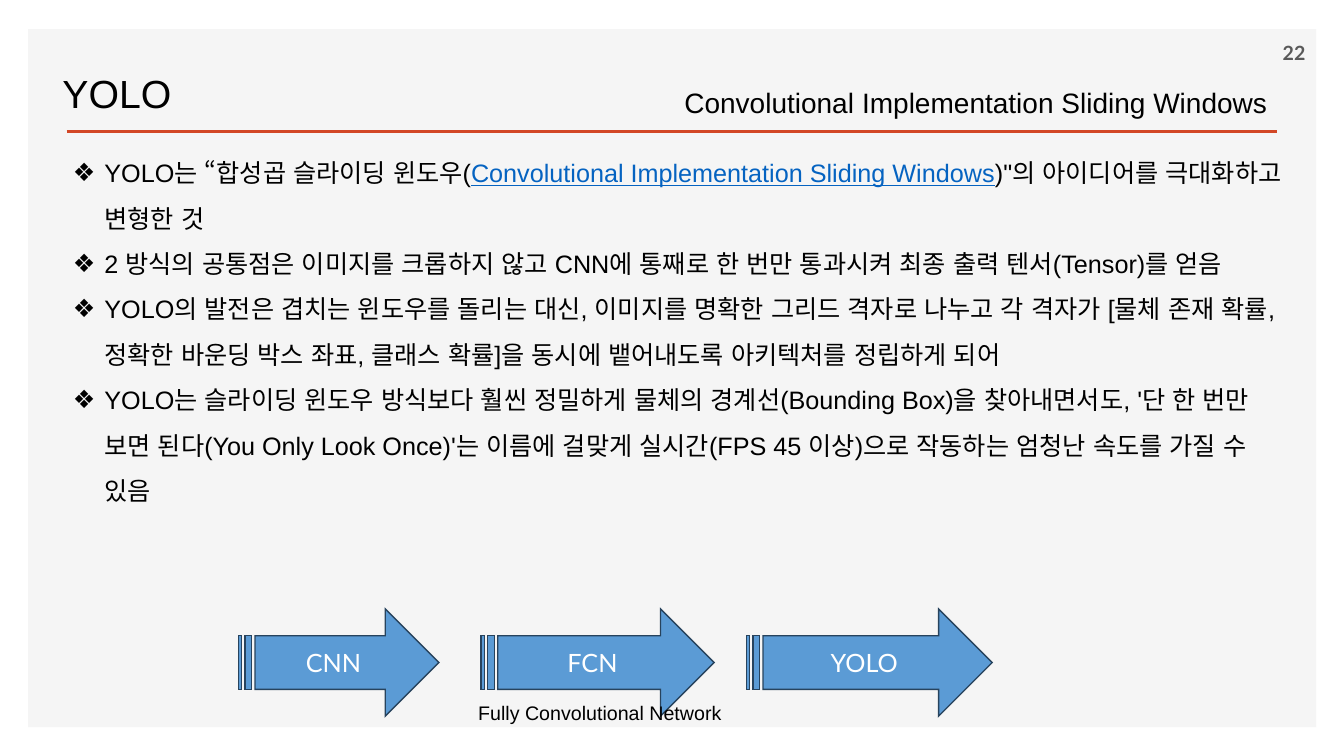
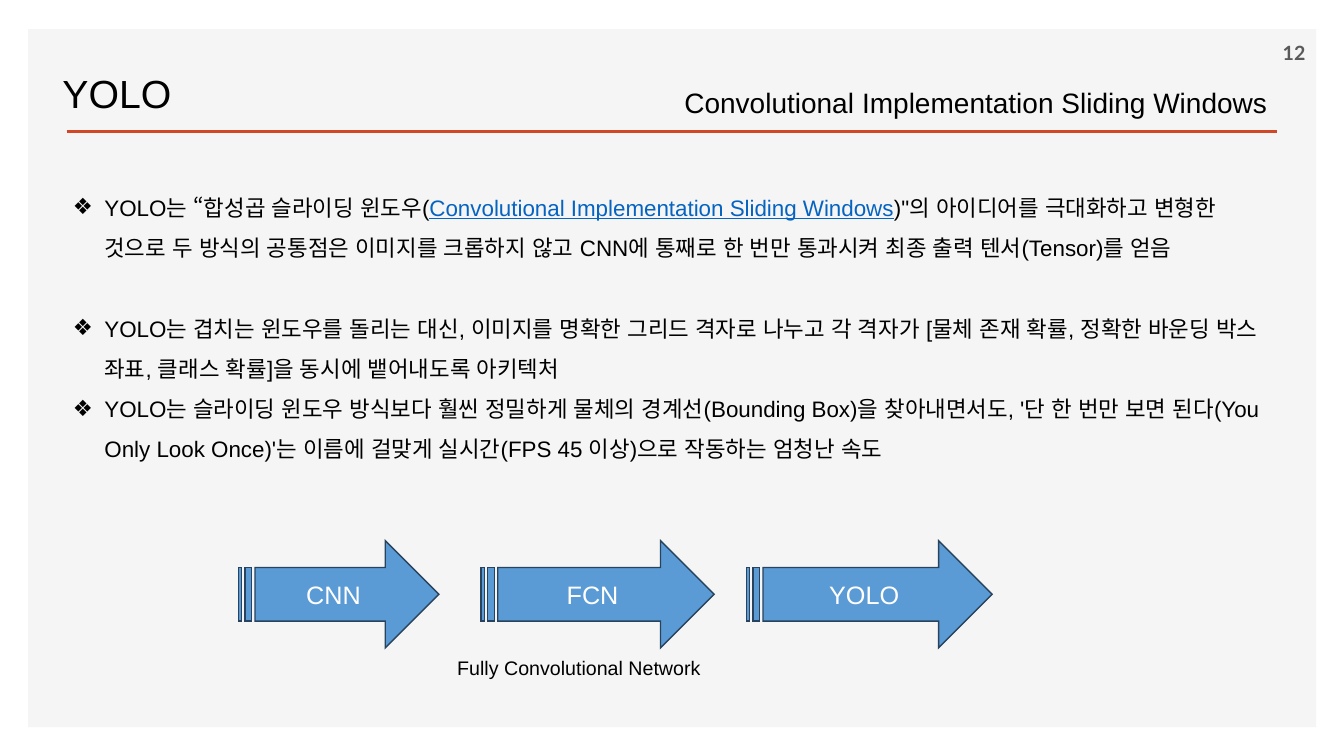
Before and after one commit to ancestor9/2026_Fall_Deep-Learning-with-Python, a slide deck: slide 12 of Chapter 12 Object detection.pptx (slide 22 before the commit). Drawn at 1344x756 pixels with LibreOffice and Linux fonts; fonts in the diff are those of the drawing; background and template pictures are left out. Boxes give left, top, right and bottom in pixels: in the first picture for what was removed or moved away, otherwise in the second. Text is boxed around its words. In the diff, an @@ line names an element or a change of style, - is before the commit and + after.

```diff
--- a/Chapter 12 Object detection.pptx
+++ b/Chapter 12 Object detection.pptx
@@ page number at (x1=1283, y1=45, x2=1306, y2=60): text changed @@
-22
+12
@@ text at (x1=104, y1=196, x2=1259, y2=462): text changed; size 18 to 16 pt @@
-❖ YOLO는 “합성곱 슬라이딩 윈도우(Convolutional Implementation Sliding Windows)"의 아이디어를 극대화하고 변형한 것
-❖ 2 방식의 공통점은 이미지를 크롭하지 않고 CNN에 통째로 한 번만 통과시켜 최종 출력 텐서(Tensor)를 얻음
-❖ YOLO의 발전은 겹치는 윈도우를 돌리는 대신, 이미지를 명확한 그리드 격자로 나누고 각 격자가 [물체 존재 확률, 정확한 바운딩 박스 좌표, 클래스 확률]을 동시에 뱉어내도록 아키텍처를 정립하게 되어
-❖ YOLO는 슬라이딩 윈도우 방식보다 훨씬 정밀하게 물체의 경계선(Bounding Box)을 찾아내면서도, '단 한 번만 보면 된다(You Only Look Once)'는 이름에 걸맞게 실시간(FPS 45 이상)으로 작동하는 엄청난 속도를 가질 수 있음
+❖ YOLO는 “합성곱 슬라이딩 윈도우(Convolutional Implementation Sliding Windows)"의 아이디어를 극대화하고 변형한 것으로 두 방식의 공통점은 이미지를 크롭하지 않고 CNN에 통째로 한 번만 통과시켜 최종 출력 텐서(Tensor)를 얻음
+❖ YOLO는 겹치는 윈도우를 돌리는 대신, 이미지를 명확한 그리드 격자로 나누고 각 격자가 [물체 존재 확률, 정확한 바운딩 박스 좌표, 클래스 확률]을 동시에 뱉어내도록 아키텍처
+❖ YOLO는 슬라이딩 윈도우 방식보다 훨씬 정밀하게 물체의 경계선(Bounding Box)을 찾아내면서도, '단 한 번만 보면 된다(You Only Look Once)'는 이름에 걸맞게 실시간(FPS 45 이상)으로 작동하는 엄청난 속도
@@ 3 striped right arrows moved together from (x1=238, y1=609, x2=992, y2=716) to (x1=238, y1=540, x2=992, y2=647) @@
@@ font Lato to Arial in 3 elements at (x1=238, y1=540, x2=439, y2=647), (x1=481, y1=540, x2=714, y2=647), (x1=746, y1=540, x2=992, y2=647) @@
@@ text "Fully Convolutional Network" moved from (x1=478, y1=705, x2=721, y2=724) to (x1=457, y1=660, x2=700, y2=679) @@
```
Also in this commit, not shown: 14 other slides changed, 3 slides added.
